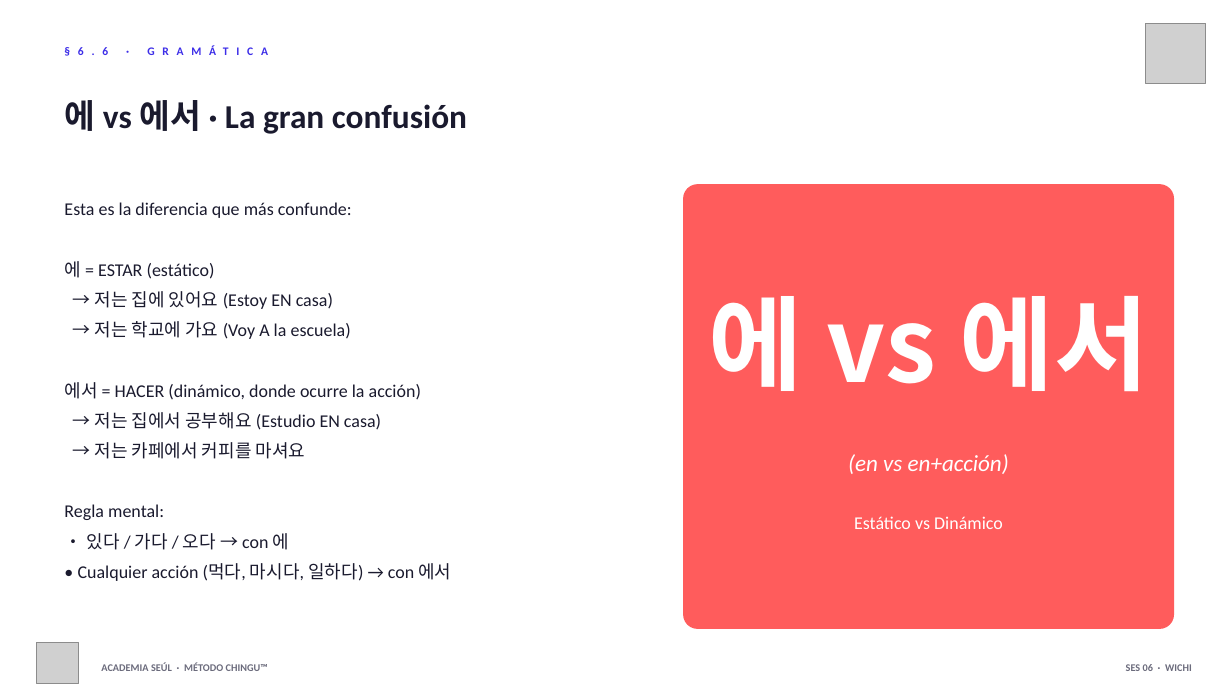
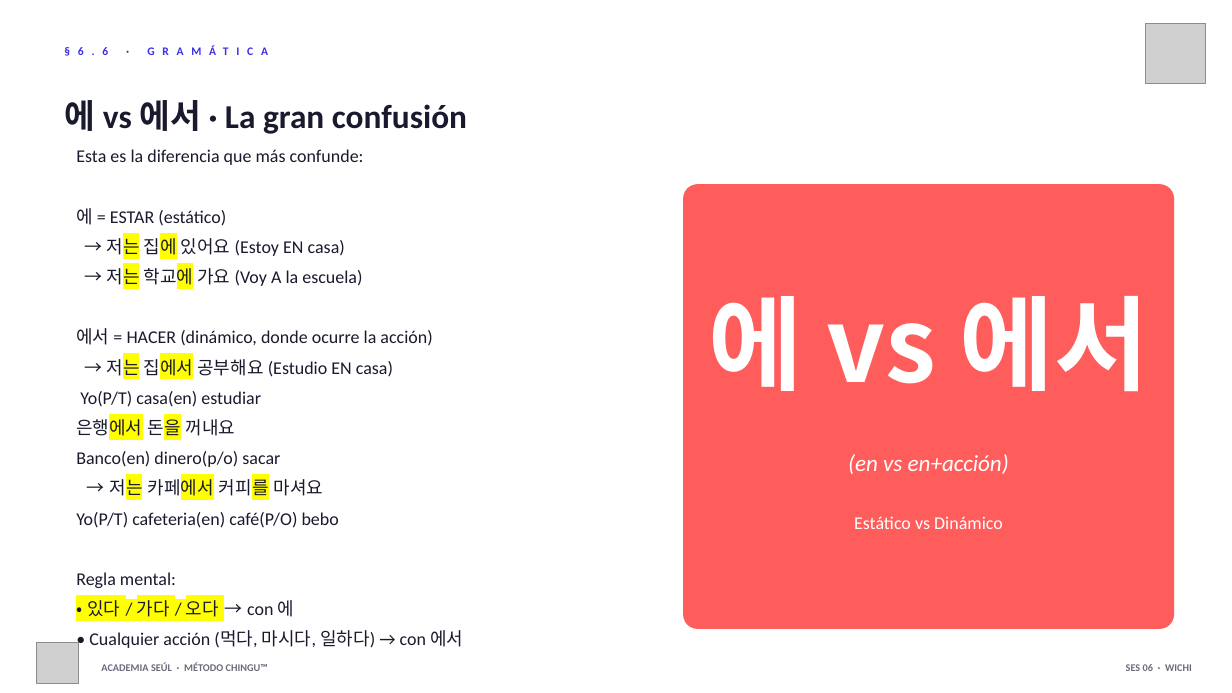
Before and after one commit to academiaseul/ACADEMIASEULWEB, a slide deck: slide 10 of A1_Nivel_1/06_Ubicacion/Sesion_06_Ubicacion.pptx (slide 9 before the commit). Drawn at 1232x693 pixels with LibreOffice and Linux fonts; fonts in the diff are those of the drawing; grey boxes stand for pictures. Boxes give left, top, right and bottom in pixels: in the first picture for what was removed or moved away, otherwise in the second. Text is boxed around its words. In the diff, an @@ line names an element or a change of style, - is before the commit and + after.

```diff
--- a/A1_Nivel_1/06_Ubicacion/Sesion_06_Ubicacion.pptx
+++ b/A1_Nivel_1/06_Ubicacion/Sesion_06_Ubicacion.pptx
@@ text "Esta es la diferencia que ...": place and size @@
-text "Esta es la diferencia que ..." at <box>64,202,451,581</box>
+text "Esta es la diferencia que ..." at <box>76,149,463,648</box>
@@ text at <box>87,235,393,617</box>: highlight none to #FFFF00 in "저는 집에", "저는 학교에", "저는 집에서", "저는 카페에서 커피를" and 1 more places @@
@@ text at <box>76,391,280,467</box>: paragraphs added @@
+Yo(P/T) casa(en) estudiar
+은행에서 돈을 꺼내요
+Banco(en) dinero(p/o) sacar
@@ text at <box>76,512,339,528</box>: paragraph added @@
+Yo(P/T) cafeteria(en) café(P/O) bebo
```
Also in this commit, not shown: 9 other slides changed, 2 slides added, 14 other files.
